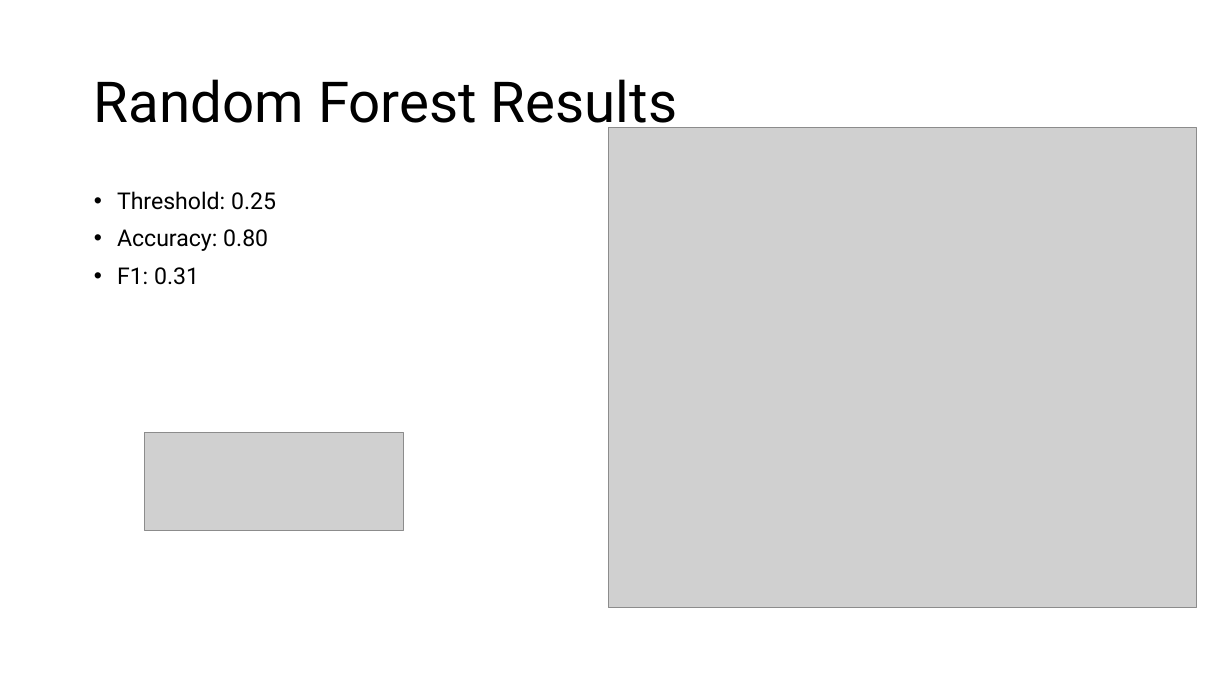
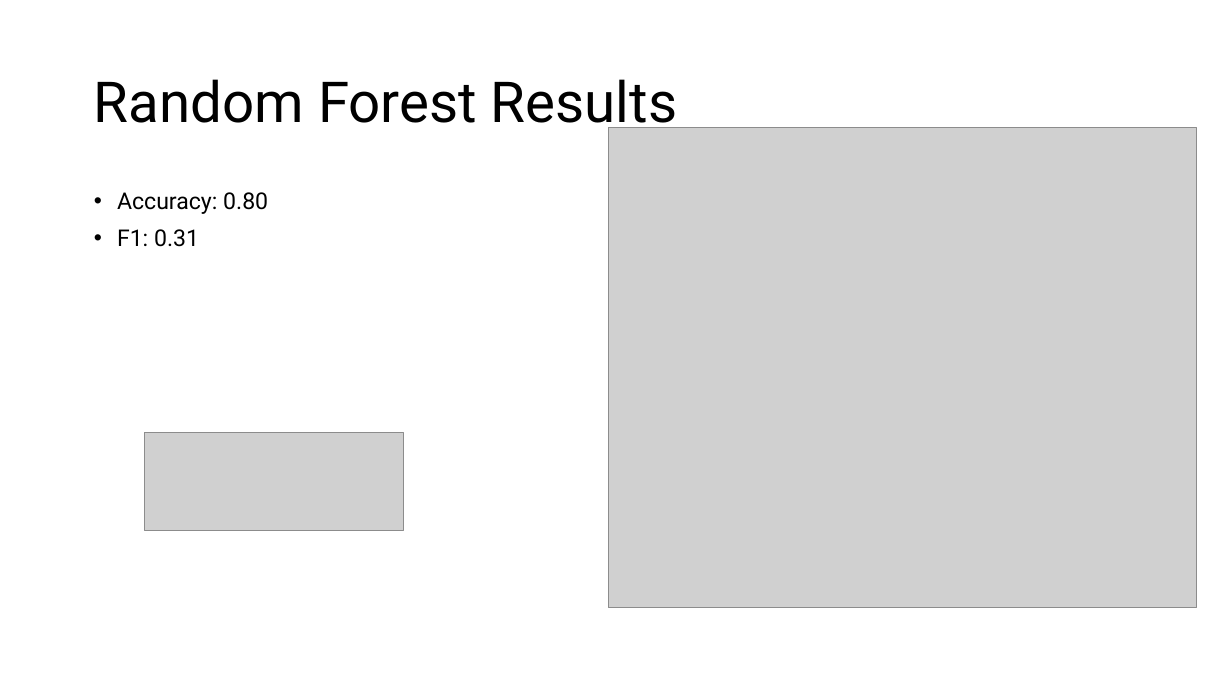
Before and after one commit to danielgvb/stats_high_dim_data, a slide deck: slide 11 of ppt/Stats High Dim.pptx (slide 10 before the commit). Drawn at 1232x693 pixels with LibreOffice and Linux fonts; fonts in the diff are those of the drawing; grey boxes stand for pictures. Boxes give left, top, right and bottom in pixels: in the first picture for what was removed or moved away, otherwise in the second. Text is boxed around its words. In the diff, an @@ line names an element or a change of style, - is before the commit and + after.

```diff
--- a/ppt/Stats High Dim.pptx
+++ b/ppt/Stats High Dim.pptx
@@ text at (117, 191, 276, 210): paragraph removed @@
-• Threshold: 0.25
```
Also in this commit, not shown: 4 other slides changed, 2 slides added, 3 other files.
